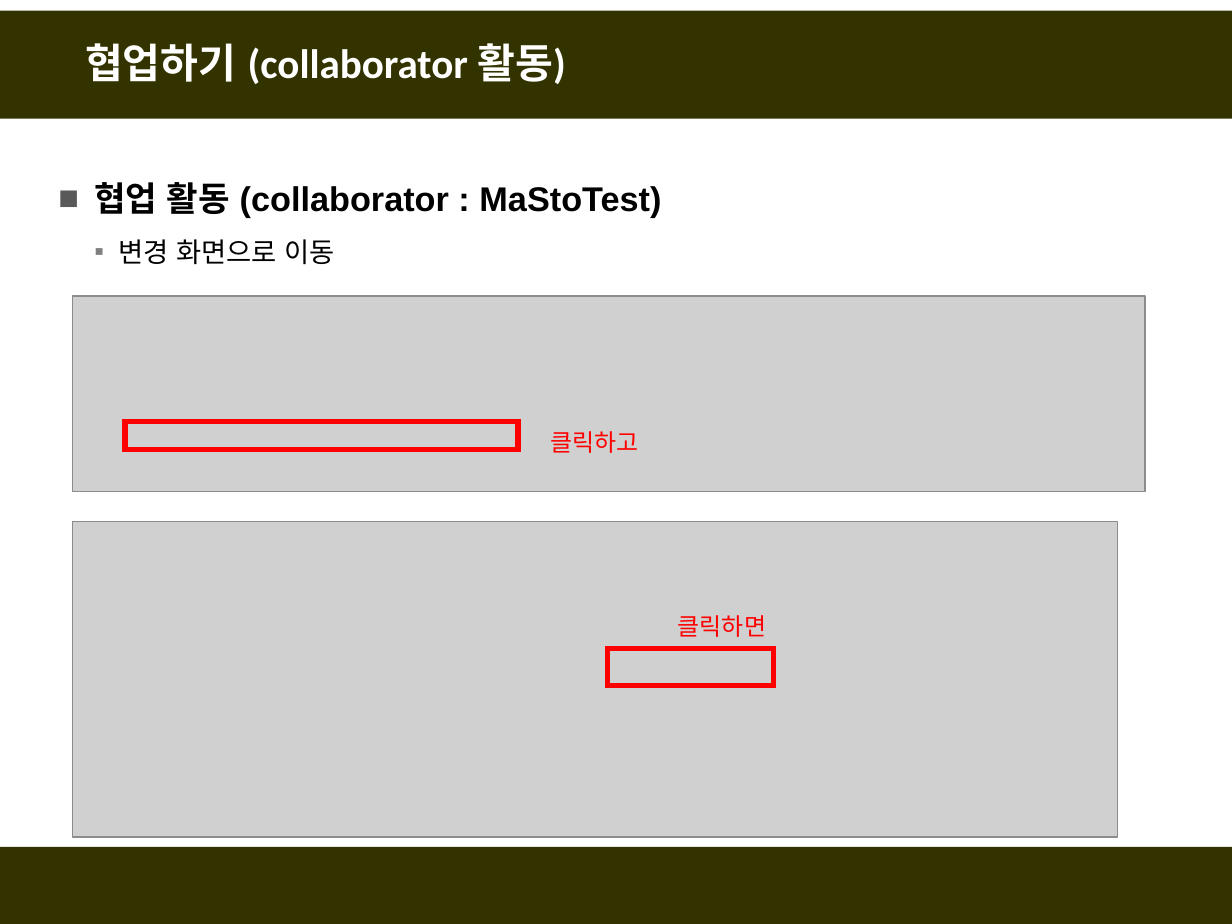
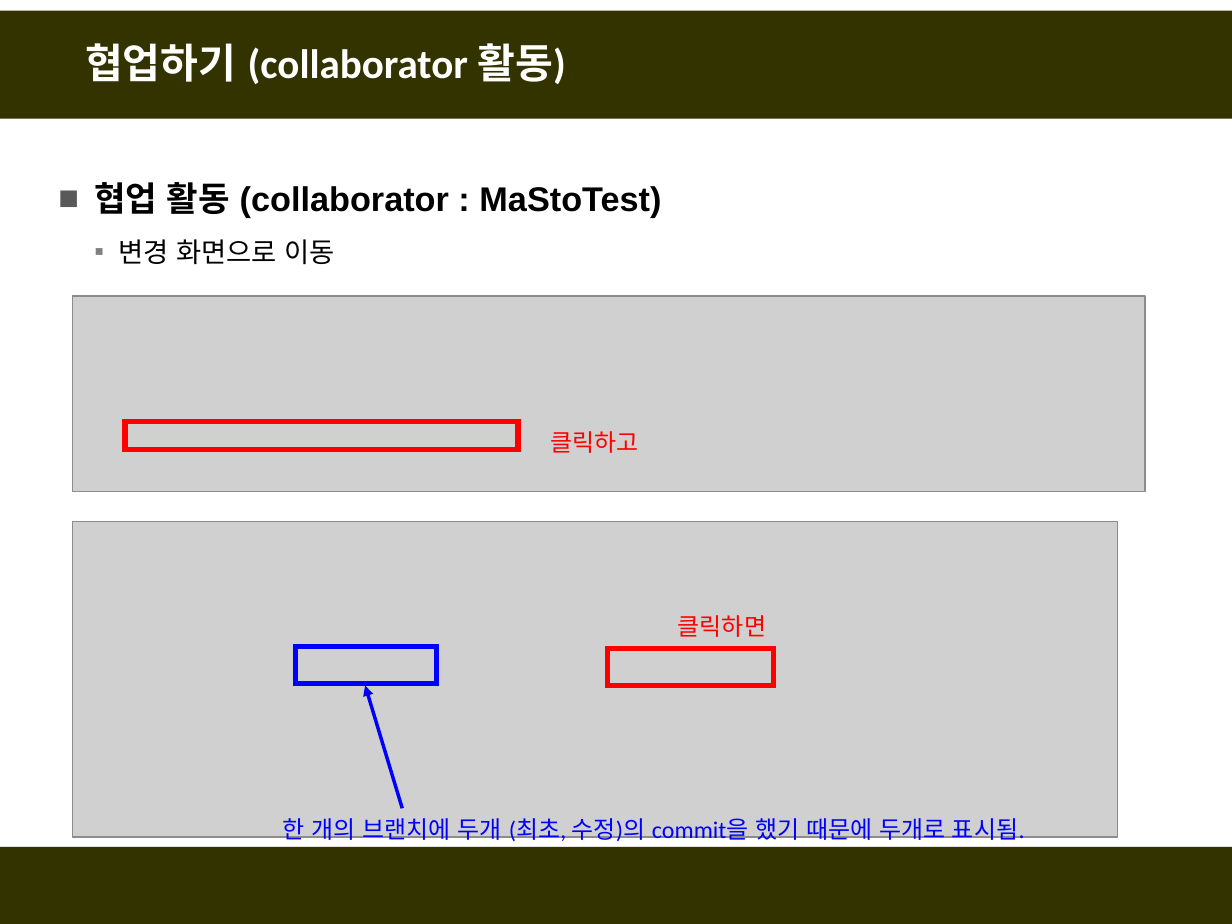
Before and after one commit to fasthill/github-lecture, a slide deck: slide 58 of git및github첫걸음4-협업하기.pptx. Drawn at 1232x924 pixels with LibreOffice and Linux fonts; fonts in the diff are those of the drawing; grey boxes stand for pictures. Boxes give left, top, right and bottom in pixels: in the first picture for what was removed or moved away, otherwise in the second. Text is boxed around its words. In the diff, an @@ line names an element or a change of style, - is before the commit and + after.

```diff
--- a/git및github첫걸음4-협업하기.pptx
+++ b/git및github첫걸음4-협업하기.pptx
@@ rectangle added at (x1=296, y1=647, x2=436, y2=684), outline #0000FF 3 pt @@
@@ arrow added from (403, 808) to (365, 685), #0000FF 2 pt @@
@@ text added at (x1=283, y1=818, x2=1025, y2=844), 14 pt, text #0000FF @@
+한 개의 브랜치에 두개 (최초, 수정)의 commit을 했기 때문에 두개로 표시됨.
```
Also in this commit, not shown: 9 other slides changed, 5 slides added, 35 slides removed.
